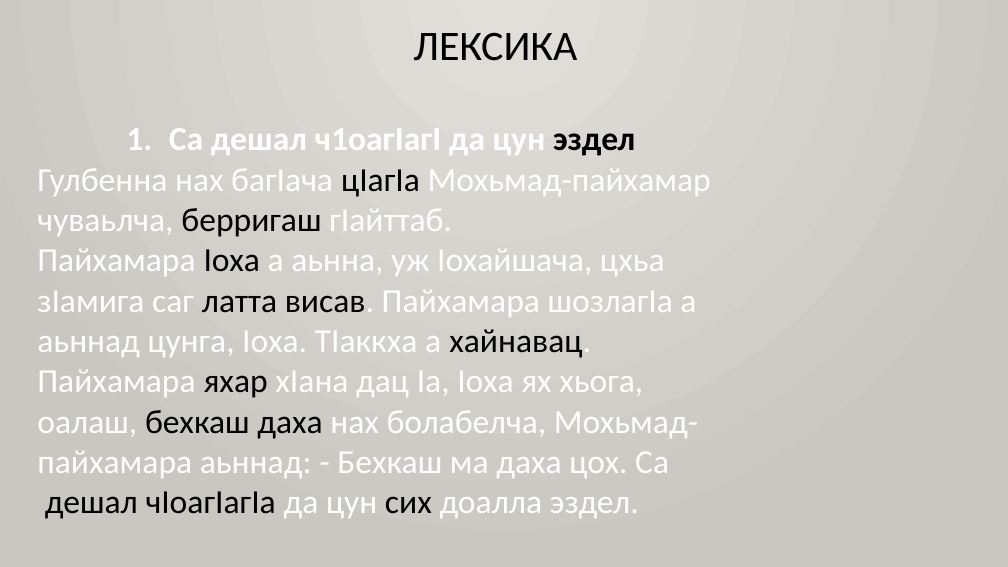
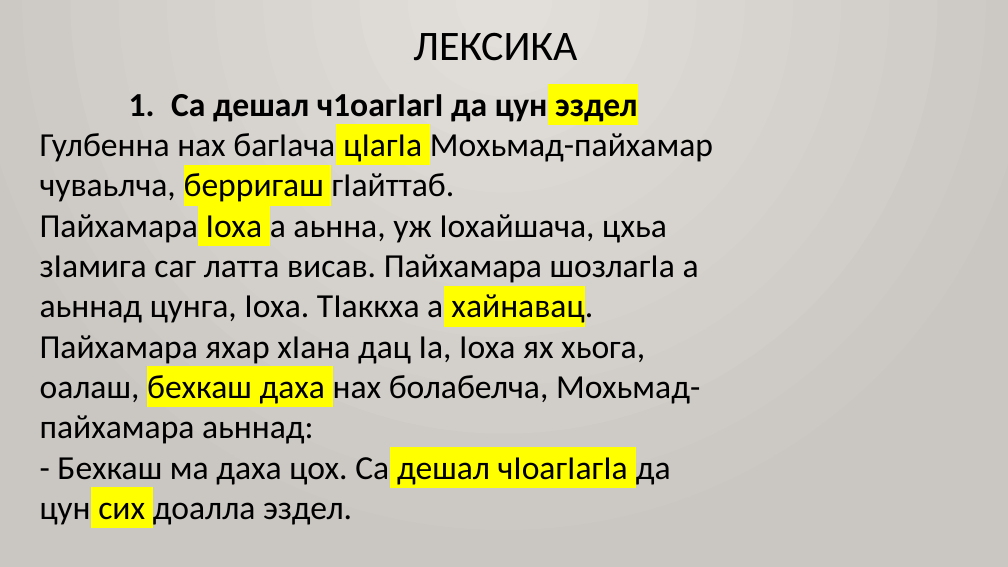
Before and after one commit to bumbari/dahkilgov, a slide deck: slide 7 of p/pptx/p_001.pptx. Drawn at 1008x567 pixels with LibreOffice and Linux fonts; fonts in the diff are those of the drawing. Boxes give left, top, right and bottom in pixels: in the first picture for what was removed or moved away, otherwise in the second. Text is boxed around its words. In the diff, an @@ line names an element or a change of style, - is before the commit and + after.

Commit message:
draft of p_001.pptx

```diff
--- a/p/pptx/p_001.pptx
+++ b/p/pptx/p_001.pptx
@@ text "Са дешал ч1оагIагI да цун ...": place and size @@
-text "Са дешал ч1оагIагI да цун ..." at bbox=[37, 128, 711, 519]
+text "Са дешал ч1оагIагI да цун ..." at bbox=[40, 94, 713, 525]
@@ text at bbox=[171, 94, 637, 122]: text colour #FFFFFF to #000000 in "Са дешал ч1оагIагI да цун"; highlight none to #FFFF00 in "эздел" @@
@@ text at bbox=[40, 133, 713, 525]: text changed; text colour #FFFFFF to #000000 @@
-Гулбенна нах багӀача цӀагӀа Мохьмад-пайхамар
-чуваьлча, берригаш гӀайттаб.
-Пайхамара Ӏоха а аьнна, уж Ӏохайшача, цхьа
-зӀамига саг латта висав. Пайхамара шозлагӀа а
-аьннад цунга, Ӏоха. ТӀаккха а хайнавац.
-Пайхамара яхар хӀана дац Ӏа, Ӏоха ях хьога,
-оалаш, бехкаш даха нах болабелча, Мохьмад-пайхамара аьннад: - Бехкаш ма даха цох. Са
-дешал чӀоагӀагӀа да цун сих доалла эздел.
+Гулбенна нах багӀача цӀагӀа Мохьмад-пайхамар чуваьлча, берригаш гӀайттаб.
+Пайхамара Ӏоха а аьнна, уж Ӏохайшача, цхьа зӀамига саг латта висав. Пайхамара шозлагӀа а аьннад цунга, Ӏоха. ТӀаккха а хайнавац.
+Пайхамара яхар хӀана дац Ӏа, Ӏоха ях хьога, оалаш, бехкаш даха нах болабелча, Мохьмад-пайхамара аьннад:
+- Бехкаш ма даха цох. Са дешал чӀоагӀагӀа да цун сих доалла эздел.
```
Also in this commit, not shown: 1 other slide changed.
